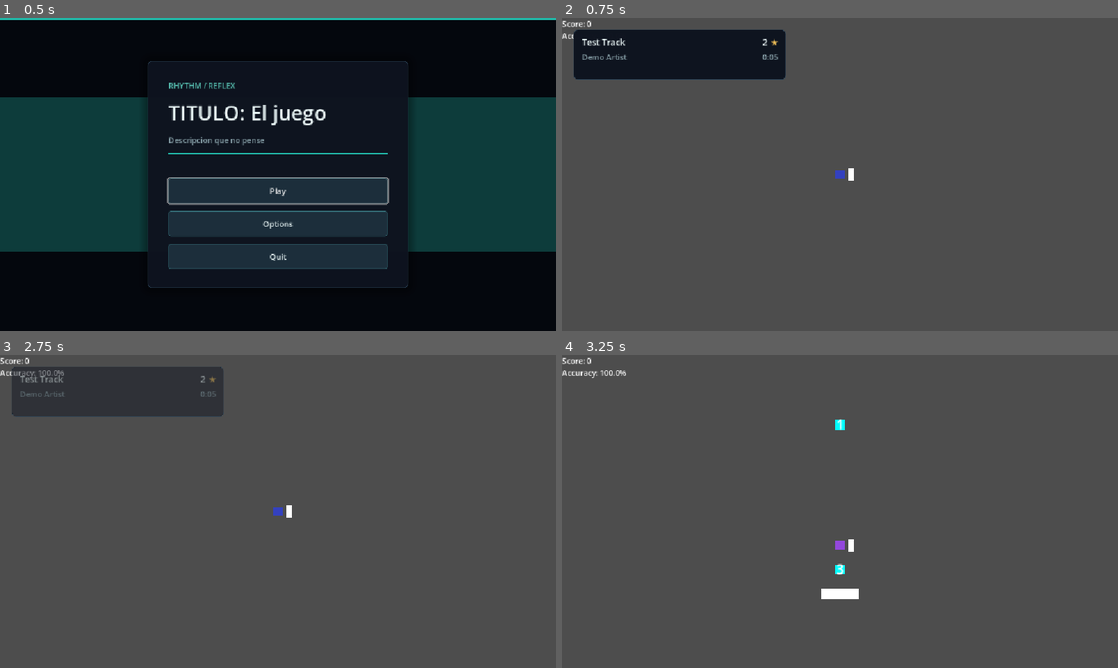
Above: before the commit, frames 1-4 (two rows, left to right).
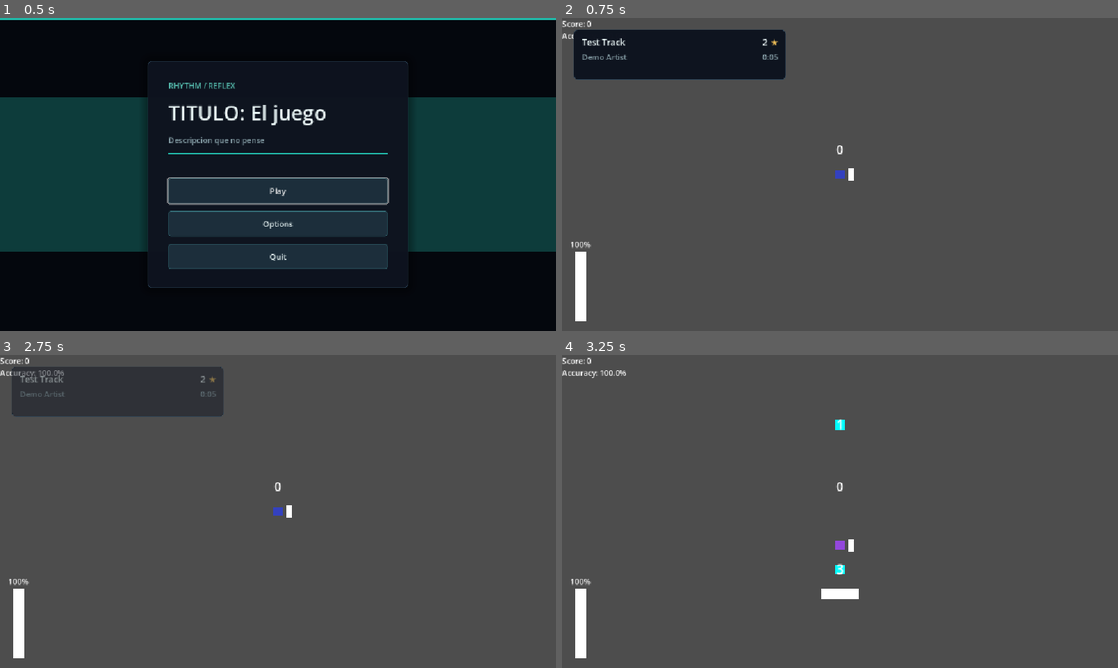
Above: after the commit, the same moments.

Repository: ftambler/godot-rythm-game
Game: Godot game, scene res://scenes/ui/Menu.tscn
Same seed, same stepped clock (60 frames per second), same inputs: the game is played once before the commit and once after it.
Inputs:
- Up to frame 1 (0.5 s): no input
- Up to frame 2 (0.75 s): click "Play" at 0.5 s
- Up to frame 3 (2.75 s): tap Enter at 1.25 s; hold Right (shield_right) 1.28-2.03 s; hold Space (hit_orb) 1.28-2.03 s; hold Down (shield_down) from 2.03 s (still down); tap Space (hit_orb) at 2.1 s
- Up to frame 4 (3.25 s): release Down (shield_down) at 2.78 s; hold Right (shield_right) from 2.78 s (still down); hold Space (hit_orb) from 2.78 s (still down)

Frame 1 is identical in both runs. In frame 2, 0.5% of the frame differs, in the area x 1-51%, y 40-97%; in frame 3, 0.5%; in frame 4, 0.5%.

Commit message:
Moved HUD into its own scene

Diff:
--- a/scenes/game/Game.tscn
+++ b/scenes/game/Game.tscn
@@ -2,7 +2,7 @@
 
 [ext_resource type="Script" uid="uid://bx8i0ipvf2152" path="res://scripts/Game.gd" id="1_lyhax"]
 [ext_resource type="Script" uid="uid://yj80pqfvgcta" path="res://scripts/scoring/ScoreHandler.gd" id="2_365ku"]
-[ext_resource type="Script" uid="uid://c0o8owm1kvvwu" path="res://scripts/scoring/HUD.gd" id="3_gg4pt"]
+[ext_resource type="PackedScene" path="res://scenes/ui/HUD.tscn" id="3_hud"]
 [ext_resource type="PackedScene" uid="uid://d08dbfy3qd8qr" path="res://scenes/game/Player.tscn" id="4_wnrko"]
 [ext_resource type="Script" uid="uid://b3clh8jwssaqj" path="res://scripts/level/level_manager.gd" id="5_qf6a8"]
 [ext_resource type="PackedScene" path="res://scenes/ui/PauseMenu.tscn" id="6_pause"]
@@ -15,17 +15,7 @@
 [node name="ScoreHandler" type="Node" parent="." unique_id=1532150037]
 script = ExtResource("2_365ku")
 
-[node name="HUD" type="CanvasLayer" parent="." unique_id=18197588]
-script = ExtResource("3_gg4pt")
-
-[node name="ScoreLabel" type="Label" parent="HUD" unique_id=146781174]
-offset_right = 40.0
-offset_bottom = 23.0
-
-[node name="AccuracyLabel" type="Label" parent="HUD" unique_id=1980510560]
-offset_top = 25.0
-offset_right = 40.0
-offset_bottom = 48.0
+[node name="HUD" parent="." unique_id=18197588 instance=ExtResource("3_hud")]
 
 [node name="PauseMenu" parent="." unique_id=1250167345 instance=ExtResource("6_pause")]
 visible = false
--- /dev/null
+++ b/scenes/ui/HUD.tscn
@@ -0,0 +1,67 @@
+[gd_scene load_steps=4 format=3]
+
+[ext_resource type="Script" uid="uid://c0o8owm1kvvwu" path="res://scripts/scoring/HUD.gd" id="1_hud"]
+
+[sub_resource type="StyleBoxFlat" id="HealthBarBackground"]
+bg_color = Color(0, 0, 0, 1)
+
+[sub_resource type="StyleBoxFlat" id="HealthBarFill"]
+bg_color = Color(1, 1, 1, 1)
+
+[node name="HUD" type="CanvasLayer" unique_id=18197588]
+script = ExtResource("1_hud")
+
+[node name="ScoreLabel" type="Label" parent="." unique_id=146781174]
+offset_right = 40.0
+offset_bottom = 23.0
+
+[node name="AccuracyLabel" type="Label" parent="." unique_id=1980510560]
+offset_top = 25.0
+offset_right = 40.0
+offset_bottom = 48.0
+
+[node name="ComboLabel" type="Label" parent="." unique_id=1657645092]
+anchors_preset = -1
+anchor_left = 0.5
+anchor_top = 0.42
+anchor_right = 0.5
+anchor_bottom = 0.42
+offset_left = -120.0
+offset_top = -24.0
+offset_right = 120.0
+offset_bottom = 24.0
+grow_horizontal = 2
+grow_vertical = 2
+theme_override_colors/font_color = Color(1, 1, 1, 1)
+theme_override_font_sizes/font_size = 26
+text = "0"
+horizontal_alignment = 1
+vertical_alignment = 1
+
+[node name="HealthLabel" type="Label" parent="." unique_id=564363648]
+anchors_preset = 2
+anchor_top = 1.0
+anchor_bottom = 1.0
+offset_left = 12.0
+offset_top = -190.0
+offset_right = 64.0
+offset_bottom = -168.0
+grow_vertical = 0
+theme_override_colors/font_color = Color(1, 1, 1, 1)
+text = "100%"
+horizontal_alignment = 1
+
+[node name="HealthBar" type="ProgressBar" parent="." unique_id=1086121328]
+anchors_preset = 2
+anchor_top = 1.0
+anchor_bottom = 1.0
+offset_left = 26.0
+offset_top = -164.0
+offset_right = 50.0
+offset_bottom = -20.0
+grow_vertical = 0
+theme_override_styles/background = SubResource("HealthBarBackground")
+theme_override_styles/fill = SubResource("HealthBarFill")
+value = 100.0
+fill_mode = 3
+show_percentage = false
